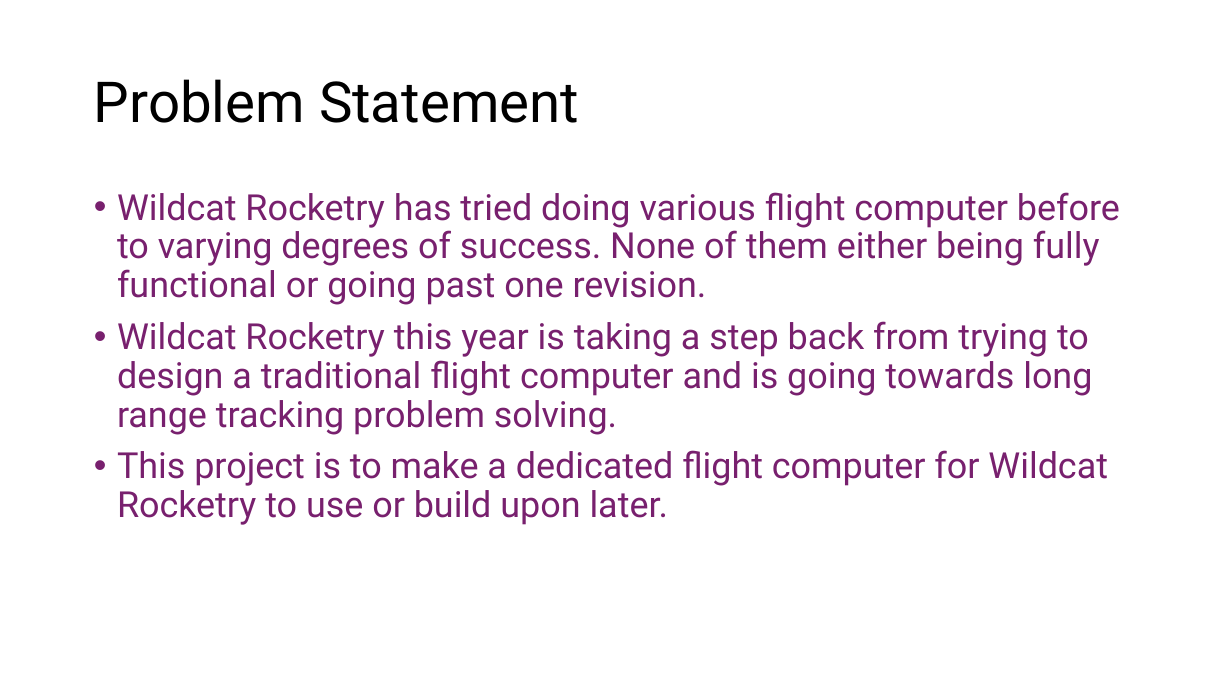
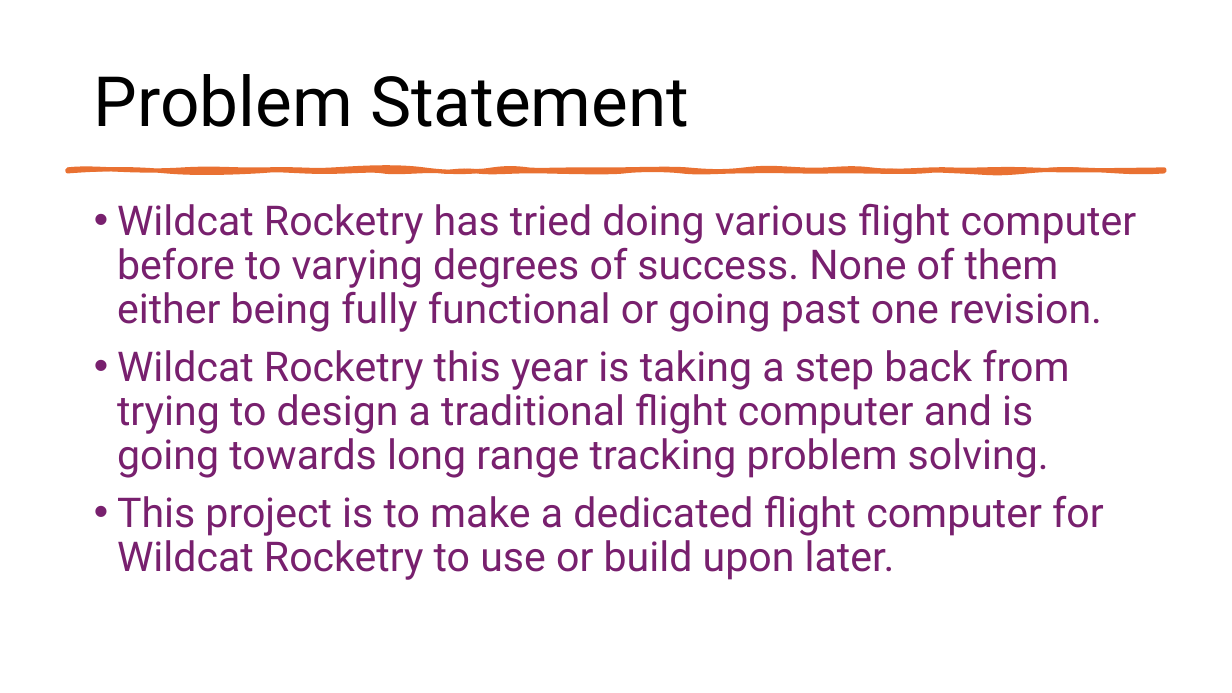
Before and after one commit to Tannyr-Singleterry/ECE590_SeniorDesign, a slide deck: slide 2 of Documents/CDR/CDR_Presentation.pptx. Drawn at 1232x693 pixels with LibreOffice and Linux fonts; fonts in the diff are those of the drawing. Boxes give left, top, right and bottom in pixels: in the first picture for what was removed or moved away, otherwise in the second. Text is boxed around its words. In the diff, an @@ line names an element or a change of style, - is before the commit and + after.

```diff
--- a/Documents/CDR/CDR_Presentation.pptx
+++ b/Documents/CDR/CDR_Presentation.pptx
@@ title "Problem Statement" at (x1=94, y1=74, x2=689, y2=127): size 44 to 54 pt @@
@@ freeform shape added at (x1=67, y1=169, x2=1165, y2=171), fill #E97132, outline #E97132 3.25 pt @@
@@ text "Wildcat Rocketry has tried doing ..." moved from (x1=117, y1=192, x2=1120, y2=525) to (x1=117, y1=203, x2=1137, y2=580) @@
@@ text "Wildcat Rocketry has tried doing ..." at (x1=117, y1=203, x2=1137, y2=580): size 28 to 32 pt @@
```
Also in this commit, not shown: 9 other slides changed.
